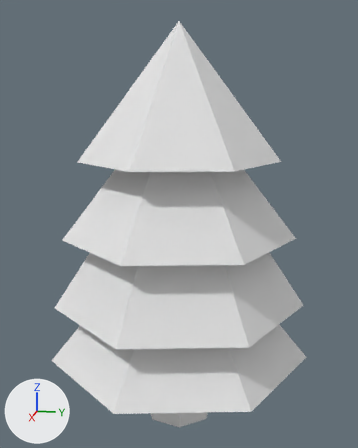
The FBX model Assets/Environments/Tree1Pine.fbx as it was, and as the next commit left it.
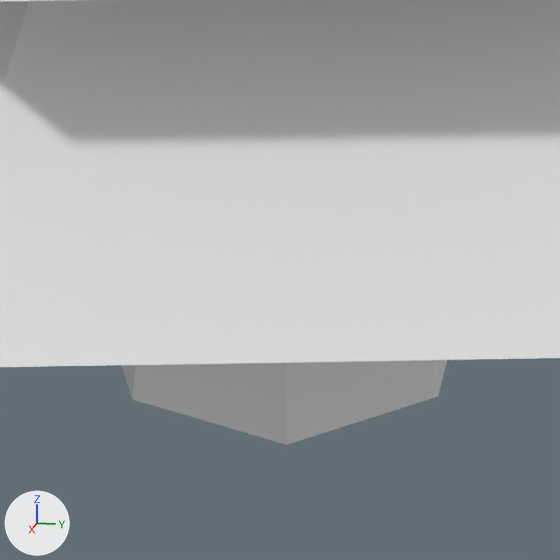
Each version is shown whole from a 50 mm lens placed at (4.87, 0.97, 3.46), pointed at (-0.01, 0.0, 2.24), then close up on the part from 36% to 64% of the width and 78% to 100% of the height. The lights are fixed; the arrows at lower left show +X, +Y and +Z.
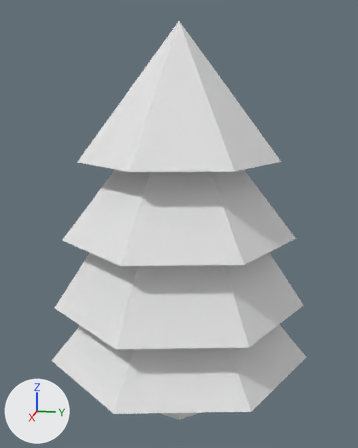
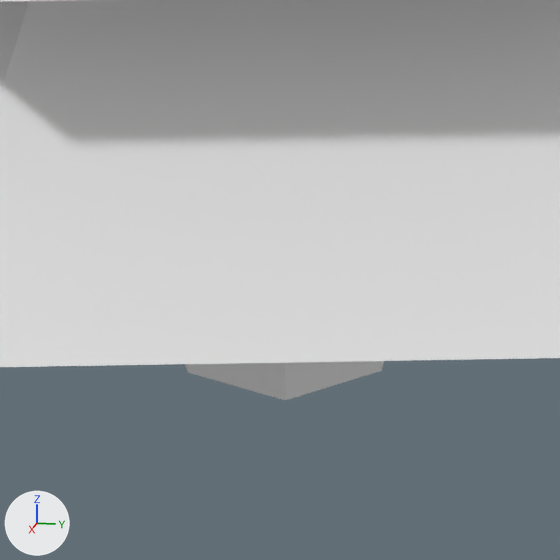
The newer file is also rescaled (x1.178), turned or shifted as a whole; pictures and numbers use the older file's frame.

Boxes (x1, y1, x2, y2) around the edits, measured in the close-ups (560 x 560 px; the box of a moved part takes in the faces that stretch with it):
'Cylinder', reshaped: before (0, 0, 560, 445); after (0, 0, 560, 400)
part 1 of me_cylinder, moved or reshaped: before (122, 360, 447, 445); after (185, 361, 384, 400)

The change, as a diff of the scene's bpy script:
```diff
--- a/Assets/Environments/Tree1Pine.fbx.py
+++ b/Assets/Environments/Tree1Pine.fbx.py
@@ me_cylinder @@
 me_cylinder.from_pydata(...)  # 78 vertices, 78 faces; spans x -1.32..1.32, y -1.22..1.36, z -3.79..0.29
 # used by ob_cylinder; location = (0.0, 0.0, 3.91)
-me_cylinder.vertices[57].co = (-0.1, 0.21, -2.77)
-me_cylinder.vertices[58].co = (0.1, 0.21, -2.77)
-me_cylinder.vertices[59].co = (0.22, 0.05, -2.77)
-me_cylinder.vertices[60].co = (0.18, -0.15, -2.77)
-me_cylinder.vertices[61].co = (0.0, -0.23, -2.77)
-me_cylinder.vertices[62].co = (-0.18, -0.14, -2.77)
-me_cylinder.vertices[63].co = (-0.22, 0.05, -2.77)
-me_cylinder.vertices[71].co = (-0.16, 0.34, -3.79)
-me_cylinder.vertices[72].co = (0.17, 0.34, -3.79)  # pixel (438, 396)
-me_cylinder.vertices[73].co = (0.37, 0.08, -3.79)  # pixel (286, 444)
-me_cylinder.vertices[74].co = (0.29, -0.24, -3.79)  # pixel (132, 399)
-me_cylinder.vertices[75].co = (0.0, -0.37, -3.79)
-me_cylinder.vertices[76].co = (-0.3, -0.23, -3.79)
-me_cylinder.vertices[77].co = (-0.36, 0.09, -3.79)
+# me_cylinder part 1
+me_cylinder.vertices[57].co = (-0.08, 0.17, -2.77)
+me_cylinder.vertices[58].co = (0.08, 0.17, -2.77)
+me_cylinder.vertices[59].co = (0.18, 0.04, -2.77)
+me_cylinder.vertices[60].co = (0.14, -0.12, -2.77)
+me_cylinder.vertices[61].co = (0.0, -0.19, -2.77)
+me_cylinder.vertices[62].co = (-0.15, -0.11, -2.77)
+me_cylinder.vertices[63].co = (-0.18, 0.04, -2.77)
+me_cylinder.vertices[71].co = (-0.1, 0.22, -3.79)
+me_cylinder.vertices[72].co = (0.11, 0.22, -3.79)  # pixel (381, 370)
+me_cylinder.vertices[73].co = (0.24, 0.05, -3.79)  # pixel (285, 400)
+me_cylinder.vertices[74].co = (0.19, -0.15, -3.79)  # pixel (187, 372)
+me_cylinder.vertices[75].co = (0.0, -0.24, -3.79)
+me_cylinder.vertices[76].co = (-0.19, -0.15, -3.79)
+me_cylinder.vertices[77].co = (-0.23, 0.06, -3.79)
 me_cylinder.materials.append(mat_leaves)
```
